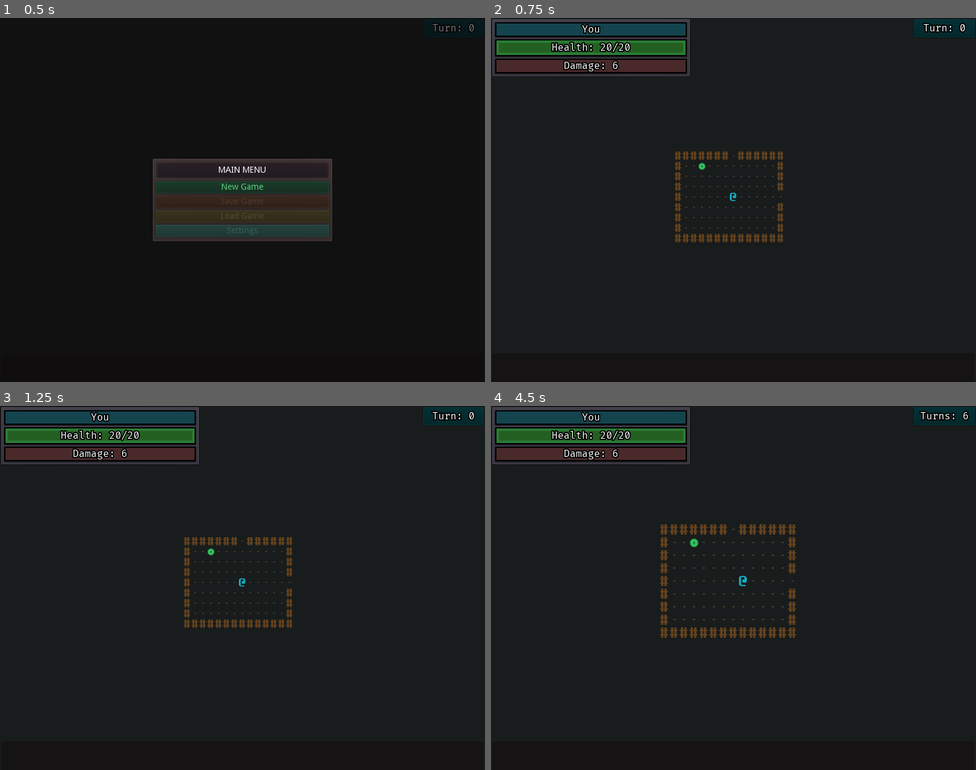
Above: before the commit, frames 1-4 (two rows, left to right).
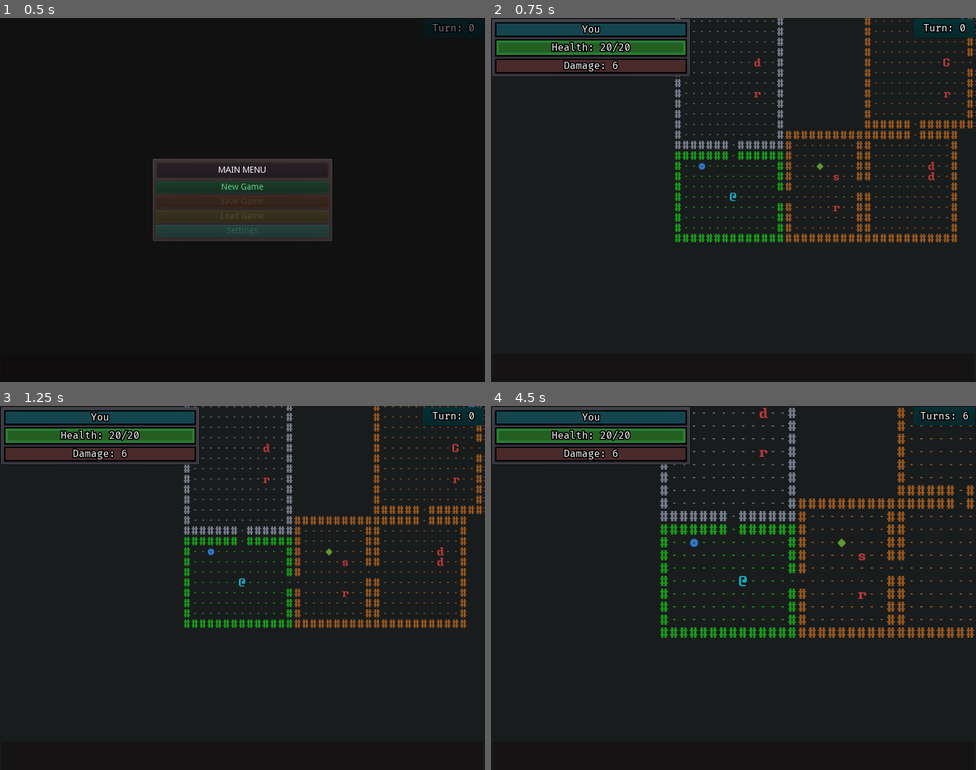
Above: after the commit, the same moments.

Repository: ZenCoderGames/ZRoguelikeGame
Game: Godot game, scene res://scene/main/MainScene.tscn
Two runs of this game, one before a commit and one after it. Both use one fixed random seed, a clock stepped at 60 frames per second and the inputs below.
Inputs:
- Up to frame 1 (0.5 s): no input
- Up to frame 2 (0.75 s): click "New Game" at 0.5 s
- Up to frame 3 (1.25 s): no input
- Up to frame 4 (4.5 s): tap Enter at 1.25, 2.75, 4.25 s; hold Right (move_right) 1.28-2.03 s; tap S (cam_move_down) at 1.35 s; tap Space at 2, 3.5 s; hold Down (move_down) 2.03-2.78 s; tap A (cam_move_left) at 2.1 s; hold Right (move_right) 2.78-3.53 s; tap D (cam_move_right) at 2.85 s; hold Up (move_up) 3.53-4.28 s; tap W (cam_move_up) at 3.6 s; hold Left (move_left) from 4.28 s (still down); tap Q (cam_zoom_in) at 4.35 s

Frame 1 is identical in both runs. In frame 2, 5.1% of the frame differs, in the area x 37-100%, y 0-62%; in frame 3, 5.1%; in frame 4, 5.4%, in the area x 34-100%, y 0-64%.

Commit message:
Clean up on Item UI and encounter gen

Diff:
--- /dev/null
+++ b/entity/characters/Rat.tscn
@@ -0,0 +1,42 @@
+[gd_scene load_steps=5 format=2]
+
+[ext_resource path="res://resource/curses_vector_24x36.png" type="Texture" id=1]
+[ext_resource path="res://scripts/battle/instance/characters/EnemyCharacter.gd" type="Script" id=2]
+[ext_resource path="res://ui/battle/DamageText.tscn" type="PackedScene" id=3]
+
+[sub_resource type="AtlasTexture" id=1]
+flags = 4
+atlas = ExtResource( 1 )
+region = Rect2( 48, 252, 24, 36 )
+
+[node name="Rat" type="Sprite"]
+self_modulate = Color( 0.643137, 0.239216, 0.278431, 1 )
+position = Vector2( 209, 69 )
+texture = SubResource( 1 )
+script = ExtResource( 2 )
+
+[node name="HealthBarUI" type="ColorRect" parent="."]
+visible = false
+margin_left = -17.0
+margin_top = -34.0
+margin_right = 11.0
+margin_bottom = -23.0
+color = Color( 0, 0, 0, 1 )
+
+[node name="Bg" type="ColorRect" parent="HealthBarUI"]
+anchor_right = 0.083
+anchor_bottom = 0.05
+margin_left = 1.0
+margin_top = 1.0
+margin_right = 24.676
+margin_bottom = 9.45
+color = Color( 0.230469, 0.20256, 0.20256, 1 )
+
+[node name="Health" type="ColorRect" parent="HealthBarUI/Bg"]
+anchor_right = 0.083
+anchor_bottom = 0.05
+margin_right = 23.842
+margin_bottom = 8.55
+color = Color( 0, 0.811765, 0.0705882, 1 )
+
+[node name="DamageText" parent="." instance=ExtResource( 3 )]
--- /dev/null
+++ b/entity/characters/Serpent.tscn
@@ -0,0 +1,42 @@
+[gd_scene load_steps=5 format=2]
+
+[ext_resource path="res://resource/curses_vector_24x36.png" type="Texture" id=1]
+[ext_resource path="res://scripts/battle/instance/characters/EnemyCharacter.gd" type="Script" id=2]
+[ext_resource path="res://ui/battle/DamageText.tscn" type="PackedScene" id=3]
+
+[sub_resource type="AtlasTexture" id=1]
+flags = 4
+atlas = ExtResource( 1 )
+region = Rect2( 72, 252, 24, 36 )
+
+[node name="Serpent" type="Sprite"]
+self_modulate = Color( 0.643137, 0.239216, 0.278431, 1 )
+position = Vector2( 209, 69 )
+texture = SubResource( 1 )
+script = ExtResource( 2 )
+
+[node name="HealthBarUI" type="ColorRect" parent="."]
+visible = false
+margin_left = -17.0
+margin_top = -34.0
+margin_right = 11.0
+margin_bottom = -23.0
+color = Color( 0, 0, 0, 1 )
+
+[node name="Bg" type="ColorRect" parent="HealthBarUI"]
+anchor_right = 0.083
+anchor_bottom = 0.05
+margin_left = 1.0
+margin_top = 1.0
+margin_right = 24.676
+margin_bottom = 9.45
+color = Color( 0.230469, 0.20256, 0.20256, 1 )
+
+[node name="Health" type="ColorRect" parent="HealthBarUI/Bg"]
+anchor_right = 0.083
+anchor_bottom = 0.05
+margin_right = 23.842
+margin_bottom = 8.55
+color = Color( 0, 0.811765, 0.0705882, 1 )
+
+[node name="DamageText" parent="." instance=ExtResource( 3 )]
--- a/resource/characters.json
+++ b/resource/characters.json
@@ -58,9 +58,10 @@
 		],
 		"enemies": [
 			{
-				"id": "DWARF_00",
+				"id": "DWARF",
 				"displayName": "Dwarf",
 				"path": "entity/characters/Dwarf.tscn",
+				"cost": 5,
 				"stats": [
 					{
 						"type": "HEALTH",
@@ -86,13 +87,43 @@
 			},
 			{
 				"#disable": true,
-				"id": "GIANT_00",
+				"id": "GIANT",
 				"displayName": "Giant",
 				"path": "entity/characters/Giant.tscn",
+				"cost": 10,
 				"stats": [
 					{
 						"type": "HEALTH",
 						"value": 30
+					},
+					{
+						"type": "DAMAGE",
+						"value": 4
+					}
+				],
+				"moveAction": {
+					"type": "MOVEMENT",
+					"params": {
+						"moveType": "PATHFIND_TO_TARGET"
+					}
+				},
+				"attackAction": {
+					"type": "ATTACK",
+					"params": {
+						"damageMultiplier": 1
+					}
+				}
+			},
+			{
+				"#disable": true,
+				"id": "RAT",
+				"displayName": "Rat",
+				"path": "entity/characters/Rat.tscn",
+				"cost": 2,
+				"stats": [
+					{
+						"type": "HEALTH",
+						"value": 2
 					},
 					{
 						"type": "DAMAGE",
@@ -111,6 +142,35 @@
 						"damageMultiplier": 1
 					}
 				}
+			},
+			{
+				"#disable": true,
+				"id": "SERPENT",
+				"displayName": "Serpent",
+				"path": "entity/characters/Serpent.tscn",
+				"cost": 5,
+				"stats": [
+					{
+						"type": "HEALTH",
+						"value": 8
+					},
+					{
+						"type": "DAMAGE",
+						"value": 8
+					}
+				],
+				"moveAction": {
+					"type": "MOVEMENT",
+					"params": {
+						"moveType": "PATHFIND_TO_TARGET"
+					}
+				},
+				"attackAction": {
+					"type": "ATTACK",
+					"params": {
+						"damageMultiplier": 1
+					}
+				}
 			}
 		]
 	}
--- a/scene/main/MainScene.tscn
+++ b/scene/main/MainScene.tscn
@@ -39,6 +39,7 @@
 playerDamageColor = Color( 0.0823529, 0.666667, 0.760784, 1 )
 enemyDamageColor = Color( 0.862745, 0.341176, 0.341176, 1 )
 timeBetweenMoves = 0.2
+debugShowAllRooms = true
 debugStartRoomColor = Color( 0.0980392, 0.6, 0.105882, 1 )
 debugCriticalPathRoomColor = Color( 0.576471, 0.337255, 0.12549, 1 )
 debugEndRoomColor = Color( 0.792157, 0.270588, 0.270588, 1 )
@@ -55,8 +56,8 @@
 dimFloorColor = Color( 0.176471, 0.176471, 0.176471, 1 )
 playerDamageColor = Color( 0.0823529, 0.666667, 0.760784, 1 )
 enemyDamageColor = Color( 0.72549, 0.223529, 0.223529, 1 )
-itemGearColor = Color( 0.541176, 0.552941, 0.113725, 1 )
-itemConsumableColor = Color( 0.203922, 0.74902, 0.364706, 1 )
+itemGearColor = Color( 0.368627, 0.603922, 0.184314, 1 )
+itemConsumableColor = Color( 0.203922, 0.466667, 0.74902, 1 )
 itemSpellColor = Color( 0.552941, 0.196078, 0.639216, 1 )
 debugStartRoomColor = Color( 0.0980392, 0.6, 0.105882, 1 )
 debugCriticalPathRoomColor = Color( 0.576471, 0.337255, 0.12549, 1 )
--- a/scripts/battle/Dungeon.gd
+++ b/scripts/battle/Dungeon.gd
@@ -205,10 +205,31 @@
 	if !battleInstance.debugSpawnEnemyInFirstRoom.empty():
 		startRoom.generate_enemy(battleInstance.debugSpawnEnemyInFirstRoom)
 
-	for room in rooms:
-		if !room.isStartRoom:
-			room.generate_enemies(randi() % 3 + 1)
-			#room.generate_enemies(1)
+	var minCostPerRoom:int = 5
+	var extraCostForSingleRoom:int = 5
+	var scalingCostPerRoom:int = 20
+	var numCriticalPathRooms = reverse_path.size();
+	for room in rooms:
+		if room.isStartRoom:
+			continue
+
+		var encounterCost = minCostPerRoom + int(float(costFromStart[room])/float(numCriticalPathRooms) * float(scalingCostPerRoom))
+		if room.connections.size()==1:
+			encounterCost = encounterCost + extraCostForSingleRoom
+
+		var currentCost:int = 0
+		var enemyDataList:Array = Utils.duplicate_array(dataManager.enemyDataList)
+		while(currentCost<encounterCost):
+			var enemyData:CharacterData = enemyDataList[randi() % enemyDataList.size()]
+			if currentCost + enemyData.cost<=encounterCost:
+				if room.generate_enemy(enemyData.id):
+					currentCost = currentCost + enemyData.cost
+				else:
+					break
+			else:
+				enemyDataList.erase(enemyData)
+				if enemyDataList.size()==0:
+					break
 
 func _init_items():
 	if battleInstance.dontSpawnItems:
--- a/scripts/battle/data/CharacterData.gd
+++ b/scripts/battle/data/CharacterData.gd
@@ -3,6 +3,7 @@
 var id:String
 var displayName:String
 var path:String
+var cost:int
 var statDataList:Array
 var moveAction:ActionData
 var attackAction:ActionData
@@ -12,6 +13,7 @@
 	id = dataJS["id"]
 	displayName = dataJS["displayName"]
 	path = dataJS["path"]
+	cost =  Utils.get_data_from_json(dataJS, "cost", 0)
 
 	var statDataJSList = dataJS["stats"]
 	for statDataJS in statDataJSList:
@@ -19,5 +21,4 @@
 
 	moveAction = ActionDataTypes.create(dataJS["moveAction"])
 	attackAction = ActionDataTypes.create(dataJS["attackAction"])
-	if dataJS.has("disable"):
-		disable =  dataJS["disable"]
+	disable =  Utils.get_data_from_json(dataJS, "disable", false)
--- a/scripts/battle/data/actions/ActionAttackData.gd
+++ b/scripts/battle/data/actions/ActionAttackData.gd
@@ -7,4 +7,4 @@
 var damageMultiplier:float
 
 func _init(dataJS).(dataJS):
-	damageMultiplier = dataJS["params"]["damageMultiplier"]
+	damageMultiplier = Utils.get_data_from_json(dataJS["params"], "damageMultiplier", 1)
--- a/scripts/battle/data/actions/ActionDoDamageToTargetsData.gd
+++ b/scripts/battle/data/actions/ActionDoDamageToTargetsData.gd
@@ -7,4 +7,4 @@
 var damage:int
 
 func _init(dataJS).(dataJS):
-	damage = dataJS["params"]["damage"]
+	damage = Utils.get_data_from_json(dataJS["params"], "damage", 0)
--- a/scripts/battle/instance/rooms/DungeonRoom.gd
+++ b/scripts/battle/instance/rooms/DungeonRoom.gd
@@ -96,12 +96,18 @@
 			freeCells.append(cell)
 
 	# choose random free cell
-	var randomCell:DungeonCell = freeCells[randi() % freeCells.size()]
-
-	# spawn random enemy
-	var randomEnemyData:CharacterData = Dungeon.dataManager.get_random_enemy_data()
-	var enemy:Node = Dungeon.load_character(loadedScenes, randomCell, randomEnemyData, Constants.ENTITY_TYPE.DYNAMIC, Constants.enemies, Constants.TEAM.ENEMY)
-	enemies.append(enemy)
+	if freeCells.size()>0:
+		randomize()
+		freeCells.shuffle()
+		var randomCell:DungeonCell = freeCells[randi() % freeCells.size()]
+
+		# spawn random enemy
+		var randomEnemyData:CharacterData = Dungeon.dataManager.get_random_enemy_data()
+		var enemy:Node = Dungeon.load_character(loadedScenes, randomCell, randomEnemyData, Constants.ENTITY_TYPE.DYNAMIC, Constants.enemies, Constants.TEAM.ENEMY)
+		enemies.append(enemy)
+		return true
+	else:
+		return false
 
 func generate_enemy(enemyId):
 	# find free cells
@@ -110,13 +116,19 @@
 		if cell.is_empty() and cell.is_within_room_buffered(3):
 			freeCells.append(cell)
 
-	# choose random free cell
-	var randomCell:DungeonCell = freeCells[randi() % freeCells.size()]
-
-	# spawn random enemy
-	var randomEnemyData:CharacterData = Dungeon.dataManager.get_enemy_data(enemyId)
-	var enemy:Node = Dungeon.load_character(loadedScenes, randomCell, randomEnemyData, Constants.ENTITY_TYPE.DYNAMIC, Constants.enemies, Constants.TEAM.ENEMY)
-	enemies.append(enemy)
+	if freeCells.size()>0:
+		# choose random free cell
+		randomize()
+		freeCells.shuffle()
+		var randomCell:DungeonCell = freeCells[randi() % freeCells.size()]
+
+		# spawn random enemy
+		var randomEnemyData:CharacterData = Dungeon.dataManager.get_enemy_data(enemyId)
+		var enemy:Node = Dungeon.load_character(loadedScenes, randomCell, randomEnemyData, Constants.ENTITY_TYPE.DYNAMIC, Constants.enemies, Constants.TEAM.ENEMY)
+		enemies.append(enemy)
+		return true
+	else:
+		return false
 
 func generate_items(totalItemsToSpawn):
 	for i in totalItemsToSpawn:
--- a/scripts/battle/ui/ItemUI.gd
+++ b/scripts/battle/ui/ItemUI.gd
@@ -2,15 +2,22 @@
 
 class_name ItemUI
 
-onready var nameLabel:Label = get_node("VBoxContainer/PanelContainer/NameLabel")
-onready var descLabel:Label = get_node("VBoxContainer/PanelContainer3/DescLabel")
+onready var nameBg:ColorRect = $"%NameBg"
+onready var nameLabel:Label = $"%NameLabel"
+onready var descLabel:Label = $"%DescLabel"
 
 var item:Item
 
-func init(itemInstance):
+func init(itemInstance:Item):
 	item = itemInstance
 	nameLabel.text = item.get_display_name()
 	descLabel.text = item.get_description()
+	if itemInstance.is_gear():
+		nameBg.color = Dungeon.battleInstance.view.itemGearColor
+	elif itemInstance.is_consumable():
+		nameBg.color = Dungeon.battleInstance.view.itemConsumableColor
+	elif itemInstance.is_spell():
+			nameBg.color = Dungeon.battleInstance.view.itemSpellColor
 
 func has_entity(entity):
 	return item == entity
--- a/scripts/library/Utils.gd
+++ b/scripts/library/Utils.gd
@@ -85,3 +85,9 @@
 		return jsonData[key]
 	else:
 		return defaultVal
+
+func duplicate_array(arrayRef:Array)->Array:
+	var newArray = []
+	for item in arrayRef:
+		newArray.append(item)
+	return newArray
--- a/ui/battle/ItemUI.tscn
+++ b/ui/battle/ItemUI.tscn
@@ -20,7 +20,8 @@
 margin_bottom = 70.0
 custom_styles/panel = ExtResource( 3 )
 
-[node name="Bg" type="ColorRect" parent="VBoxContainer/PanelContainer"]
+[node name="NameBg" type="ColorRect" parent="VBoxContainer/PanelContainer"]
+unique_name_in_owner = true
 margin_left = 2.0
 margin_top = 2.0
 margin_right = 184.0
@@ -28,6 +29,7 @@
 color = Color( 0.117647, 0.384314, 0.376471, 1 )
 
 [node name="NameLabel" type="Label" parent="VBoxContainer/PanelContainer"]
+unique_name_in_owner = true
 margin_left = 2.0
 margin_top = 2.0
 margin_right = 184.0
@@ -49,9 +51,10 @@
 margin_top = 2.0
 margin_right = 184.0
 margin_bottom = 68.0
-color = Color( 0.12549, 0.192157, 0.207843, 1 )
+color = Color( 0.14902, 0.152941, 0.152941, 1 )
 
 [node name="DescLabel" type="Label" parent="VBoxContainer/PanelContainer3"]
+unique_name_in_owner = true
 margin_left = 2.0
 margin_top = 2.0
 margin_right = 184.0
Not shown, changed: todoProgress.txt
